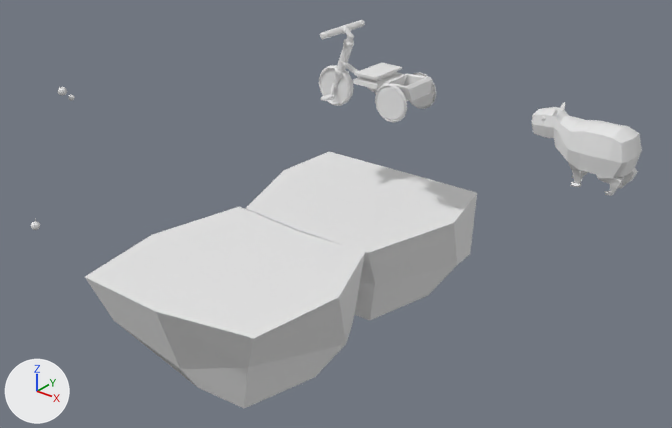
One commit to the FBX model rock2.fbx: the scene before it, then after it.
The view is the same before and after, from a camera (50 mm lens) standing at (24.2, -32.0, 20.3) and looking at (-0.4, -1.2, 1.2). Lighting does not change. The marker at lower left points along +X, +Y and +Z. Where no turn or scale is listed for an object, it has been applied to the vertices.
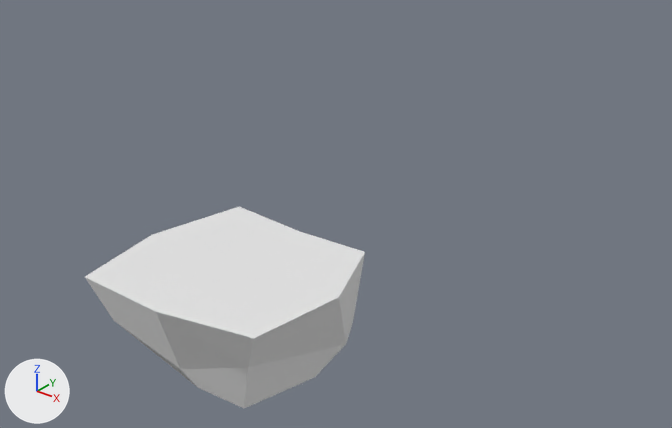
The newer file is also turned or shifted as a whole; pictures and numbers use the older file's frame.

Location of each change, (x1, y1, x2, y2) in pixels of the pictures (672 x 428 px):
```json
{"object": "Cylinder", "change": "deleted", "before": [245, 152, 477, 320]}
{"object": "Cube", "change": "deleted", "before": [532, 102, 642, 196]}
{"object": "bike", "change": "deleted", "before": [319, 20, 436, 123]}
{"object": "Icosphere", "change": "deleted", "before": [31, 218, 40, 230]}
{"object": "Icosphere.001", "change": "deleted", "before": [58, 86, 67, 96]}
{"object": "Icosphere.002", "change": "deleted", "before": [68, 95, 75, 101]}
```

Scene script edits in JSON lines:
```json
{"op": "remove", "block": "ob_bike", "code": ["ob_bike = bpy.data.objects.new('bike', me_cube_001)", "ob_bike.location = (1.69, 0.4, 6.51)"]}
{"op": "remove", "block": "ob_icosphere", "code": ["ob_icosphere = bpy.data.objects.new('Icosphere', me_icosphere)", "ob_icosphere.location = (-12.43, -9.52, 0.08)"]}
{"op": "remove", "block": "ob_icosphere_001", "code": ["ob_icosphere_001 = bpy.data.objects.new('Icosphere.001', me_icosphere_001)", "ob_icosphere_001.location = (-22.41, -0.19, 2.4)"]}
{"op": "remove", "block": "ob_cube", "code": ["ob_cube = bpy.data.objects.new('Cube', me_cube_002)", "ob_cube.location = (10.68, 1.53, 6.46)"]}
{"op": "remove", "block": "ob_icosphere_002", "code": ["ob_icosphere_002 = bpy.data.objects.new('Icosphere.002', me_icosphere_002)", "ob_icosphere_002.location = (-22.41, 0.4, 1.84)"]}
{"op": "remove", "block": "ob_cylinder", "code": ["ob_cylinder = bpy.data.objects.new('Cylinder', me_cylinder)", "ob_cylinder.location = (-0.04, 0.26, -1.24)"]}
```
